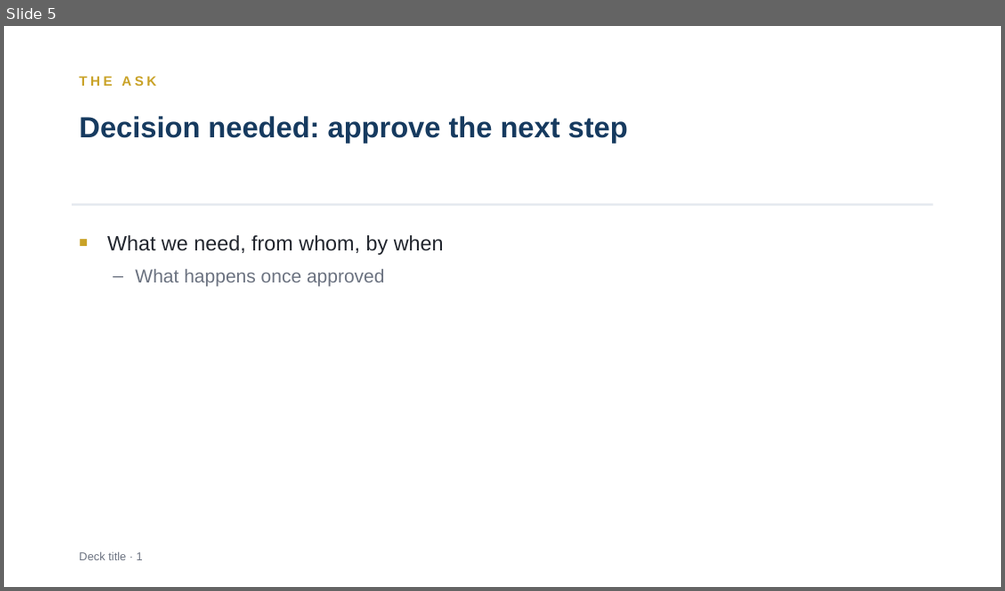
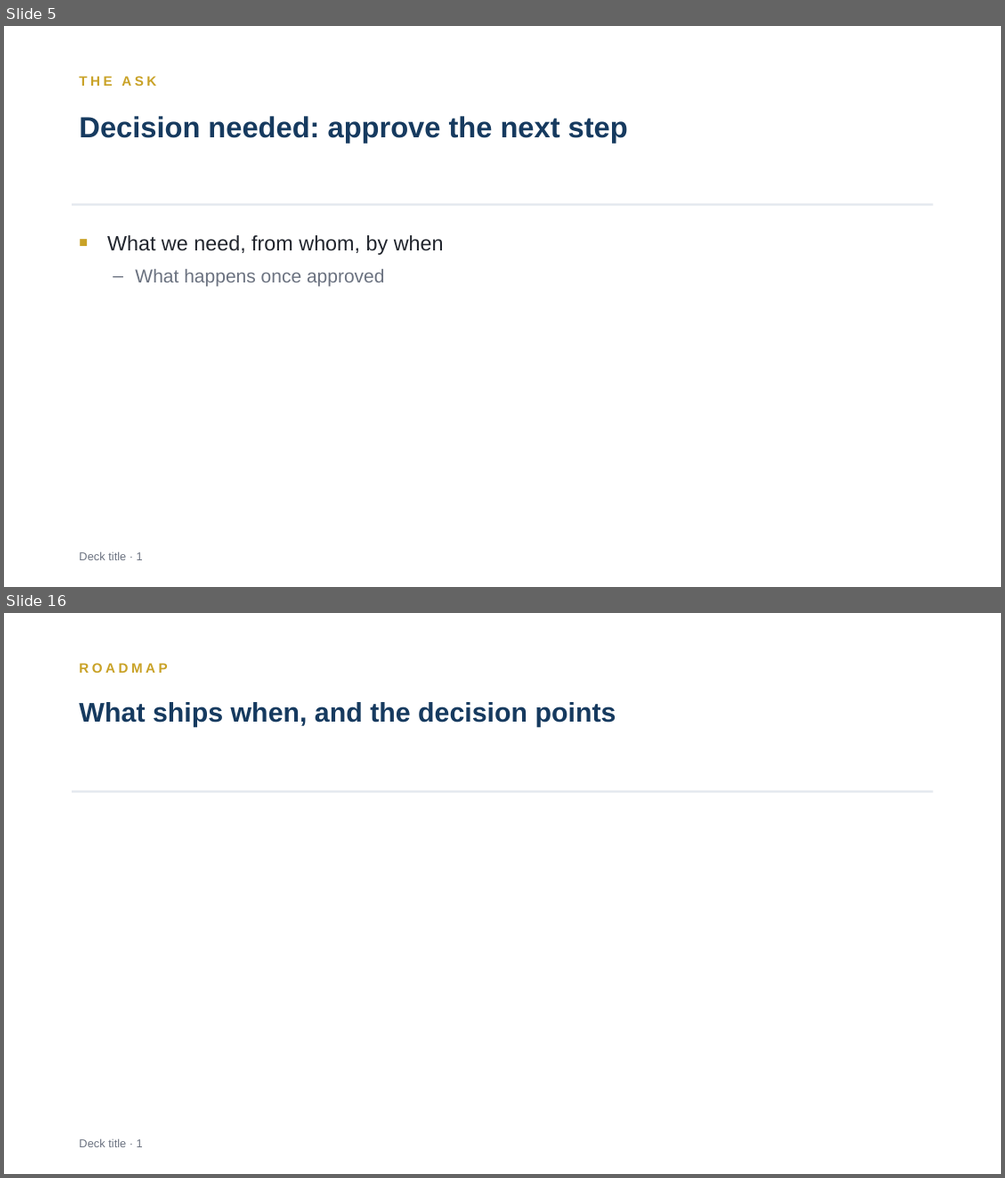
Before and after one commit to mthanhlm/vibe-production, a slide deck: skills/slide/assets/template.pptx. Shown one above the other, each under a label of ours: slide 5 before the commit, slides 5 and 16 after it; the slides between them are not shown. The pictures are 1005x591 and 1005x1178 pixels, drawn with LibreOffice and Linux fonts; fonts in the diff are those of the drawing. Boxes give left, top, right and bottom in pixels: in the first picture for what was removed or moved away, otherwise in the second. Text is boxed around its words. In the diff, an @@ line names an element or a change of style, - is before the commit and + after.

```diff
--- a/skills/slide/assets/template.pptx
+++ b/skills/slide/assets/template.pptx
@@ slide 16 added at (4,613,1001,1174), background #FFFFFF @@
@@ text added at (79,663,167,673), 13 pt, text #C9A227, bold @@
+ROADMAP
@@ text added at (79,702,616,727), 26 pt, text #163A5F, bold @@
+What ships when, and the decision points
@@ rectangle added at (72,790,933,793), fill #E3E7EE @@
@@ text added at (79,1139,143,1147), 11 pt, text #6B7280 @@
+Deck title · 1
```
Also in this commit, not shown: 11 other slides added, 25 other files.
